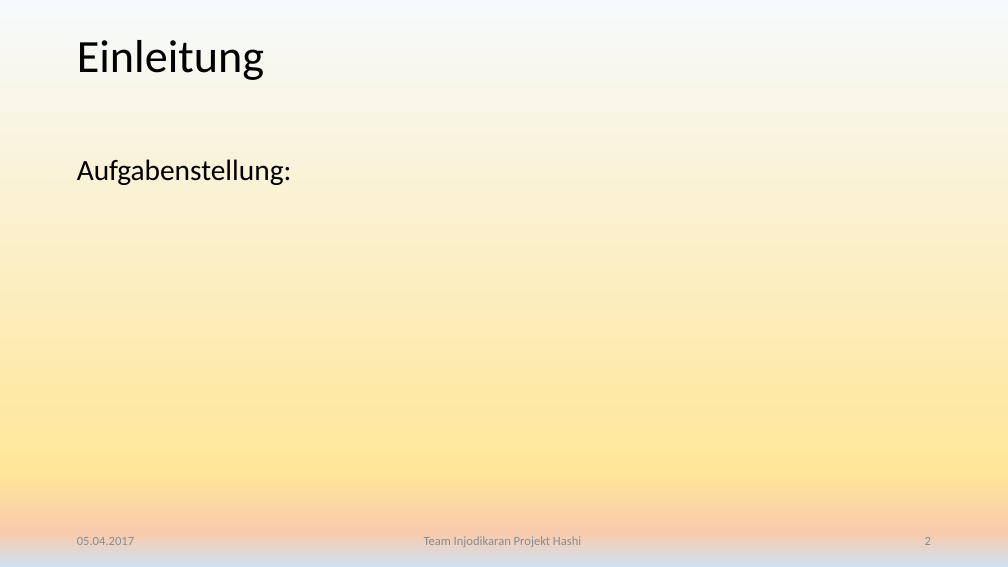
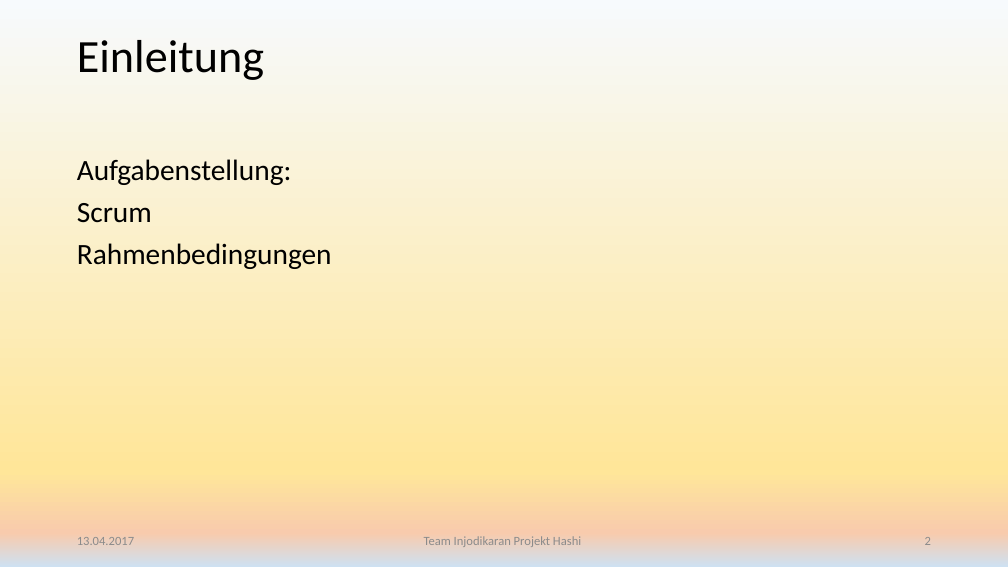
Before and after one commit to Injodikaran/AVR, a slide deck: slide 2 of Doku & Präsi/Präsentation Projekt Sudoku.pptx. Drawn at 1008x567 pixels with LibreOffice and Linux fonts; fonts in the diff are those of the drawing. Boxes give left, top, right and bottom in pixels: in the first picture for what was removed or moved away, otherwise in the second. Text is boxed around its words. In the diff, an @@ line names an element or a change of style, - is before the commit and + after.

```diff
--- a/Doku & Präsi/Präsentation Projekt Sudoku.pptx
+++ b/Doku & Präsi/Präsentation Projekt Sudoku.pptx
@@ text at [77,203,332,269]: paragraphs added @@
+Scrum
+Rahmenbedingungen
@@ text at [77,537,134,545]: text changed @@
-05.04.2017
+13.04.2017
```
Also in this commit, not shown: 9 other slides changed, 2 slides added, 1 other file.
